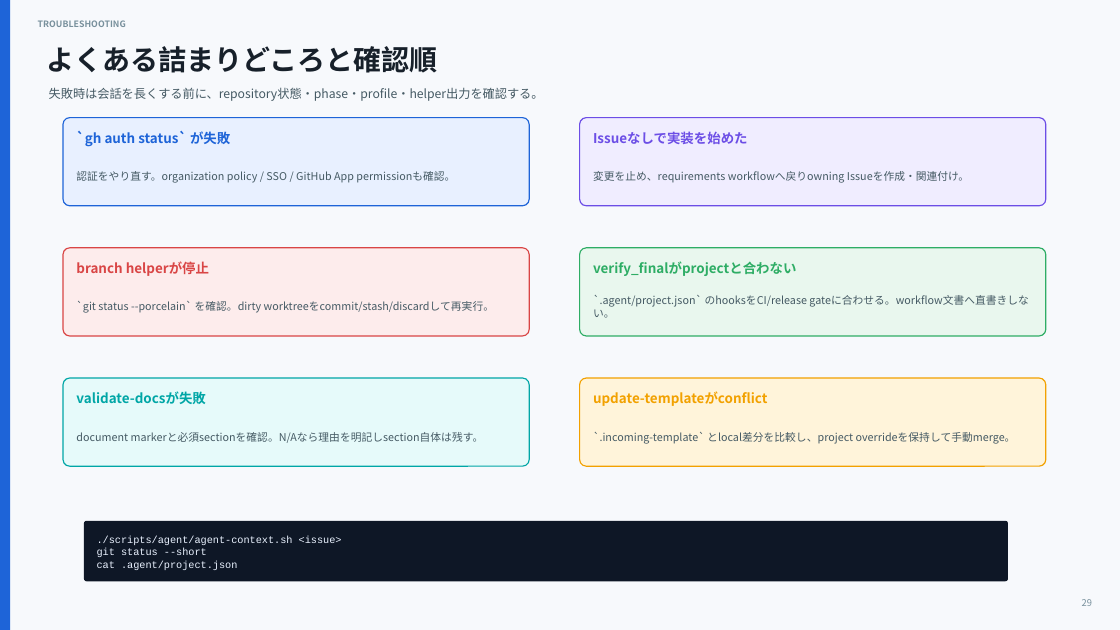
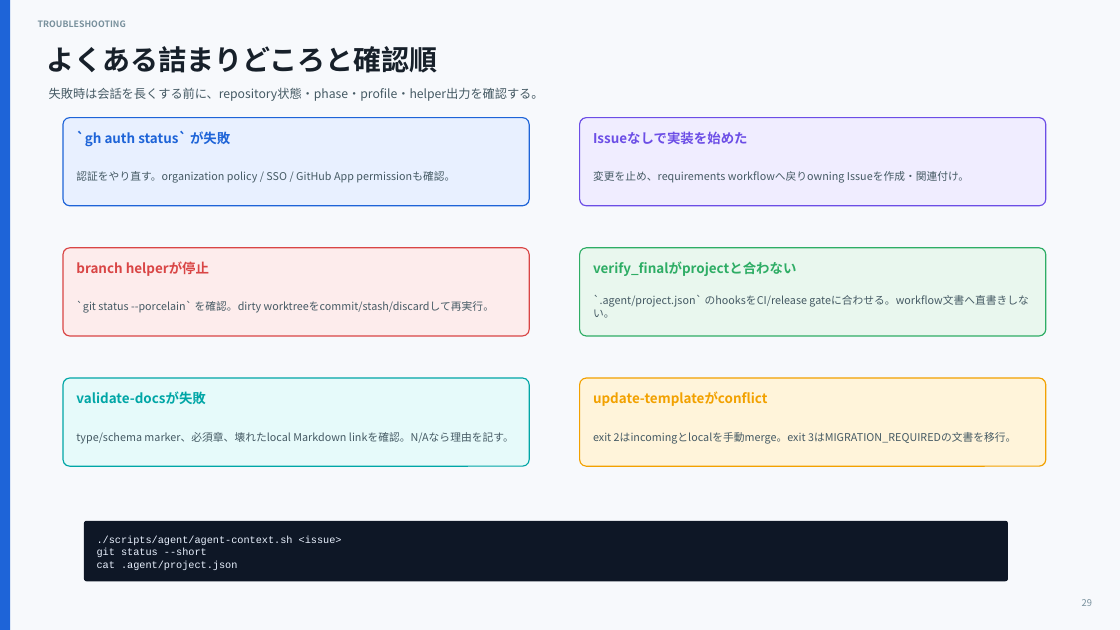
Before and after one commit to puchinya/ai-agent-project-template, a slide deck: slide 29 of docs/presentations/ai-agent-project-template-introduction.pptx. Drawn at 1120x630 pixels with LibreOffice and Linux fonts; fonts in the diff are those of the drawing. Boxes give left, top, right and bottom in pixels: in the first picture for what was removed or moved away, otherwise in the second. Text is boxed around its words. In the diff, an @@ line names an element or a change of style, - is before the commit and + after.

Commit message:
Upgrade specification and design documentation standards (#2)
* Upgrade spec and design documentation standards

* Fix documentation migration review findings

* Manage shared agent tooling spec template

```diff
--- a/docs/presentations/ai-agent-project-template-introduction.pptx
+++ b/docs/presentations/ai-agent-project-template-introduction.pptx
@@ text at [76, 432, 514, 444]: text changed @@
-document markerと必須sectionを確認。N/Aなら理由を明記しsection自体は残す。
+type/schema marker、必須章、壊れたlocal Markdown linkを確認。N/Aなら理由を記す。
@@ text at [593, 432, 1016, 444]: text changed @@
-`.incoming-template` とlocal差分を比較し、project overrideを保持して手動merge。
+exit 2はincomingとlocalを手動merge。exit 3はMIGRATION_REQUIREDの文書を移行。
```
Also in this commit, not shown: 14 other slides changed, 20 other files.
